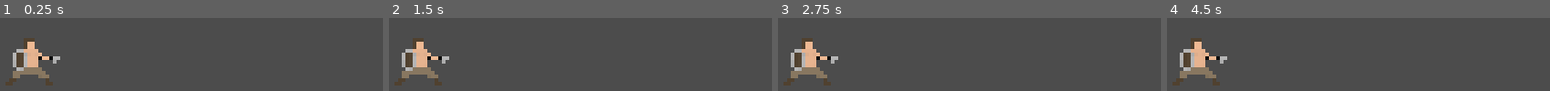
Above: before the commit, frames 1-4 (left to right).
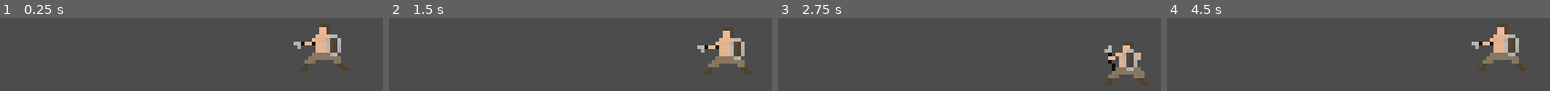
Above: after the commit, the same moments.

Repository: Gattix/GLAD
Game: Godot game, scene res://Scenes/TestScene.tscn
The game is run twice, just before and just after one commit, with the same random seed, the same clock (stepped at 60 frames per second) and the same inputs.
Inputs (mouse positions are in pixels of both pictures, inside the frame that each line leads up to):
- Up to frame 1 (0.25 s): no input
- Up to frame 2 (1.5 s): move the mouse to (706, 47) at 0.52 s; hold D (move_right, bound only after the commit) 0.53-1.28 s; hold Shift 0.53-1.28 s; tap Space (attack, bound only after the commit) at 0.6 s; move the mouse to (461, 80) at 1.27 s; hold Down (move_down, bound only after the commit) from 1.28 s (still down); tap Shift at 1.35 s
- Up to frame 3 (2.75 s): tap Space (attack, bound only after the commit) at 1.55, 2.1 s; move the mouse to (outside the picture) at 2.02 s; release Down (move_down, bound only after the commit) at 2.03 s; hold D (move_right, bound only after the commit) from 2.03 s (still down); hold Shift from 2.03 s (still down)
- Up to frame 4 (4.5 s): move the mouse to (outside the picture) at 2.77 s; release D (move_right, bound only after the commit) at 2.78 s; release Shift at 2.78 s; hold Up (move_up, bound only after the commit) 2.78-3.53 s; tap Shift at 2.85, 4.35 s; tap Space (attack, bound only after the commit) at 3.05, 3.6 s; move the mouse to (outside the picture) at 3.52 s; hold Shift 3.53-4.28 s; hold A (move_left, bound only after the commit) from 3.53 s (still down); move the mouse to (outside the picture) at 4.27 s

The runs differ from the first frame. In frame 1, 7.5% of the frame differs, in the area x 1-91%, y 7-93%; in frame 2, 7.5%; in frame 3, 7.1%; in frame 4, 7.5%.

Commit message:
PlayerMovement(by Gatix)

Diff:
--- /dev/null
+++ b/Objects/Player.tscn
@@ -0,0 +1,58 @@
+[gd_scene load_steps=16 format=2]
+
+[ext_resource path="res://Sprites/Leatherman/Walk/leatherman_walk2.png" type="Texture" id=1]
+[ext_resource path="res://Sprites/Leatherman/Idle/leatherman_idle1.png" type="Texture" id=2]
+[ext_resource path="res://Sprites/Leatherman/Idle/leatherman_idle3.png" type="Texture" id=3]
+[ext_resource path="res://Sprites/Leatherman/Idle/leatherman_idle2.png" type="Texture" id=4]
+[ext_resource path="res://Sprites/Leatherman/Idle/leatherman_idle4.png" type="Texture" id=5]
+[ext_resource path="res://Sprites/Leatherman/Walk/leatherman_walk1.png" type="Texture" id=6]
+[ext_resource path="res://Scripts/Player.gd" type="Script" id=7]
+[ext_resource path="res://Sprites/Leatherman/Defend/leatherman_defend2.png" type="Texture" id=8]
+[ext_resource path="res://Sprites/Leatherman/Defend/leatherman_defend1.png" type="Texture" id=9]
+[ext_resource path="res://Sprites/Leatherman/Hit/Leatherman_Hit3.png" type="Texture" id=10]
+[ext_resource path="res://Sprites/Leatherman/Hit/Leatherman_Hit2.png" type="Texture" id=11]
+[ext_resource path="res://Sprites/Leatherman/Hit/Leatherman_Hit1.png" type="Texture" id=12]
+[ext_resource path="res://Sprites/Leatherman/Defend/leatherman_defend3.png" type="Texture" id=13]
+
+[sub_resource type="CapsuleShape2D" id=2]
+radius = 4.0
+height = 0.0
+
+[sub_resource type="SpriteFrames" id=3]
+animations = [ {
+"frames": [ ExtResource( 2 ), ExtResource( 4 ), ExtResource( 3 ), ExtResource( 5 ) ],
+"loop": true,
+"name": "idle",
+"speed": 3.0
+}, {
+"frames": [ ExtResource( 12 ), ExtResource( 11 ), ExtResource( 10 ) ],
+"loop": false,
+"name": "attack",
+"speed": 7.0
+}, {
+"frames": [ ExtResource( 9 ), ExtResource( 8 ), ExtResource( 13 ) ],
+"loop": false,
+"name": "defend",
+"speed": 7.0
+}, {
+"frames": [ ExtResource( 6 ), ExtResource( 1 ) ],
+"loop": true,
+"name": "walk",
+"speed": 3.0
+} ]
+
+[node name="Player" type="KinematicBody2D"]
+script = ExtResource( 7 )
+
+[node name="CollisionShape2D" type="CollisionShape2D" parent="."]
+visible = false
+position = Vector2( 0, 5 )
+shape = SubResource( 2 )
+
+[node name="PlayerSprite" type="AnimatedSprite" parent="."]
+frames = SubResource( 3 )
+animation = "attack"
+frame = 2
+playing = true
+
+[connection signal="animation_finished" from="PlayerSprite" to="." method="_on_PlayerSprite_animation_finished"]
--- a/Scenes/TestScene.tscn
+++ b/Scenes/TestScene.tscn
@@ -1,10 +1,8 @@
 [gd_scene load_steps=2 format=2]
 
-[ext_resource path="res://Sprites/Leatherman/leatherman.png" type="Texture" id=1]
+[ext_resource path="res://Objects/Player.tscn" type="PackedScene" id=1]
 
 [node name="TestScene" type="Node2D"]
 
-[node name="Leatherman" type="Sprite" parent="."]
-position = Vector2( 38, 43 )
-texture = ExtResource( 1 )
-flip_h = true
+[node name="Player" parent="." instance=ExtResource( 1 )]
+position = Vector2( 116, 39 )
--- /dev/null
+++ b/Scripts/Player.gd
@@ -0,0 +1,82 @@
+extends KinematicBody2D
+
+var speed = 5
+var runSpeed = 10
+onready var animatedSprite = $PlayerSprite
+
+enum states {
+	IDLE,
+	WALK,
+	ATTACK,
+	DEFEND
+}
+var state = states.IDLE
+
+func _physics_process(delta):
+	# Это типа свитч кейса, тут перебираются состояния персонажа, и от
+	# состояния, зависит какая анимация будет, потом напишу функцию для
+	# каждого состояния, что бы и системы атаки/защиты там реализовать
+	match (state):
+		states.IDLE:
+			animatedSprite.play("idle")
+		states.WALK:
+			animatedSprite.play("walk")
+		states.ATTACK:
+			animatedSprite.play("attack")
+		states.DEFEND:
+			animatedSprite.play("defend")
+
+	# Вызываю функцию которая отвечает за передвижение что бы не писать
+	# тонну говнокода в _physics_process (FixedUpdate из Unity)
+	playerMovement(delta)
+
+# Тут разбираю передвижение персонажа
+func playerMovement(delta):
+	# получаем сторону куда жмёт игрок Инпутами
+	var direction = Vector2(
+		Input.get_action_strength("move_right")-Input.get_action_strength("move_left"),
+		Input.get_action_strength("move_down")-Input.get_action_strength("move_up")
+	)
+	# нормализуем, что бы по диагонали не двигался имбово быстро, баг такой был бы
+	direction = direction.normalized()
+	var velocity = direction * speed
+	# само движение
+	velocity = move_and_slide(velocity)
+
+	# Поворот спрайта за мышкой, флип
+	if get_global_mouse_position() < position:
+		animatedSprite.flip_h = false
+	elif get_global_mouse_position() > position:
+		animatedSprite.flip_h = true
+
+	# Когда персонаж не атакует, играется анимация ходьбы или Идле, чекается
+	# движение, если нулевое, идле. Чек на атаку нужен что бы анимация атаку
+	# не перебивала
+	if direction != Vector2.ZERO and state != states.ATTACK:
+		state = states.WALK
+	elif direction == Vector2.ZERO and state != states.ATTACK:
+		state = states.IDLE
+
+	# Вызываются функции атаки и дефенда
+	attack()
+	defend()
+
+# Функция атаки, тут чекается нажал ли кнопку и вызывается состояние
+func attack():
+	if Input.is_key_pressed(KEY_SPACE):
+		state = states.ATTACK
+
+# Функция защиты, делает тоже самое что и атака, но если отпустить кнопку
+# убирает анимацию защиты
+func defend():
+	if Input.is_key_pressed(KEY_SHIFT):
+		state = states.DEFEND
+	if !Input.is_key_pressed(KEY_SHIFT) and state == states.DEFEND:
+		state = states.IDLE
+
+# Ивент на окончание анимации
+func _on_PlayerSprite_animation_finished():
+	# Проверяем было ли последним состоянием Атака, что бы заменить на Идле
+	# при окончании анимации
+	if state == states.ATTACK:
+		state = states.IDLE
--- a/project.godot
+++ b/project.godot
@@ -48,6 +48,38 @@
 "svg/scale": 1.0
 }
 
+[input]
+
+move_right={
+"deadzone": 0.5,
+"events": [ Object(InputEventKey,"resource_local_to_scene":false,"resource_name":"","device":0,"alt":false,"shift":false,"control":false,"meta":false,"command":false,"pressed":false,"scancode":0,"physical_scancode":68,"unicode":0,"echo":false,"script":null)
+, Object(InputEventKey,"resource_local_to_scene":false,"resource_name":"","device":0,"alt":false,"shift":false,"control":false,"meta":false,"command":false,"pressed":false,"scancode":0,"physical_scancode":16777233,"unicode":0,"echo":false,"script":null)
+ ]
+}
+move_left={
+"deadzone": 0.5,
+"events": [ Object(InputEventKey,"resource_local_to_scene":false,"resource_name":"","device":0,"alt":false,"shift":false,"control":false,"meta":false,"command":false,"pressed":false,"scancode":0,"physical_scancode":65,"unicode":0,"echo":false,"script":null)
+, Object(InputEventKey,"resource_local_to_scene":false,"resource_name":"","device":0,"alt":false,"shift":false,"control":false,"meta":false,"command":false,"pressed":false,"scancode":0,"physical_scancode":16777231,"unicode":0,"echo":false,"script":null)
+ ]
+}
+move_up={
+"deadzone": 0.5,
+"events": [ Object(InputEventKey,"resource_local_to_scene":false,"resource_name":"","device":0,"alt":false,"shift":false,"control":false,"meta":false,"command":false,"pressed":false,"scancode":0,"physical_scancode":16777232,"unicode":0,"echo":false,"script":null)
+, Object(InputEventKey,"resource_local_to_scene":false,"resource_name":"","device":0,"alt":false,"shift":false,"control":false,"meta":false,"command":false,"pressed":false,"scancode":0,"physical_scancode":87,"unicode":0,"echo":false,"script":null)
+ ]
+}
+move_down={
+"deadzone": 0.5,
+"events": [ Object(InputEventKey,"resource_local_to_scene":false,"resource_name":"","device":0,"alt":false,"shift":false,"control":false,"meta":false,"command":false,"pressed":false,"scancode":0,"physical_scancode":16777234,"unicode":0,"echo":false,"script":null)
+, Object(InputEventKey,"resource_local_to_scene":false,"resource_name":"","device":0,"alt":false,"shift":false,"control":false,"meta":false,"command":false,"pressed":false,"scancode":0,"physical_scancode":83,"unicode":0,"echo":false,"script":null)
+ ]
+}
+attack={
+"deadzone": 0.5,
+"events": [ Object(InputEventKey,"resource_local_to_scene":false,"resource_name":"","device":0,"alt":false,"shift":false,"control":false,"meta":false,"command":false,"pressed":false,"scancode":0,"physical_scancode":32,"unicode":0,"echo":false,"script":null)
+ ]
+}
+
 [physics]
 
 common/enable_pause_aware_picking=true
